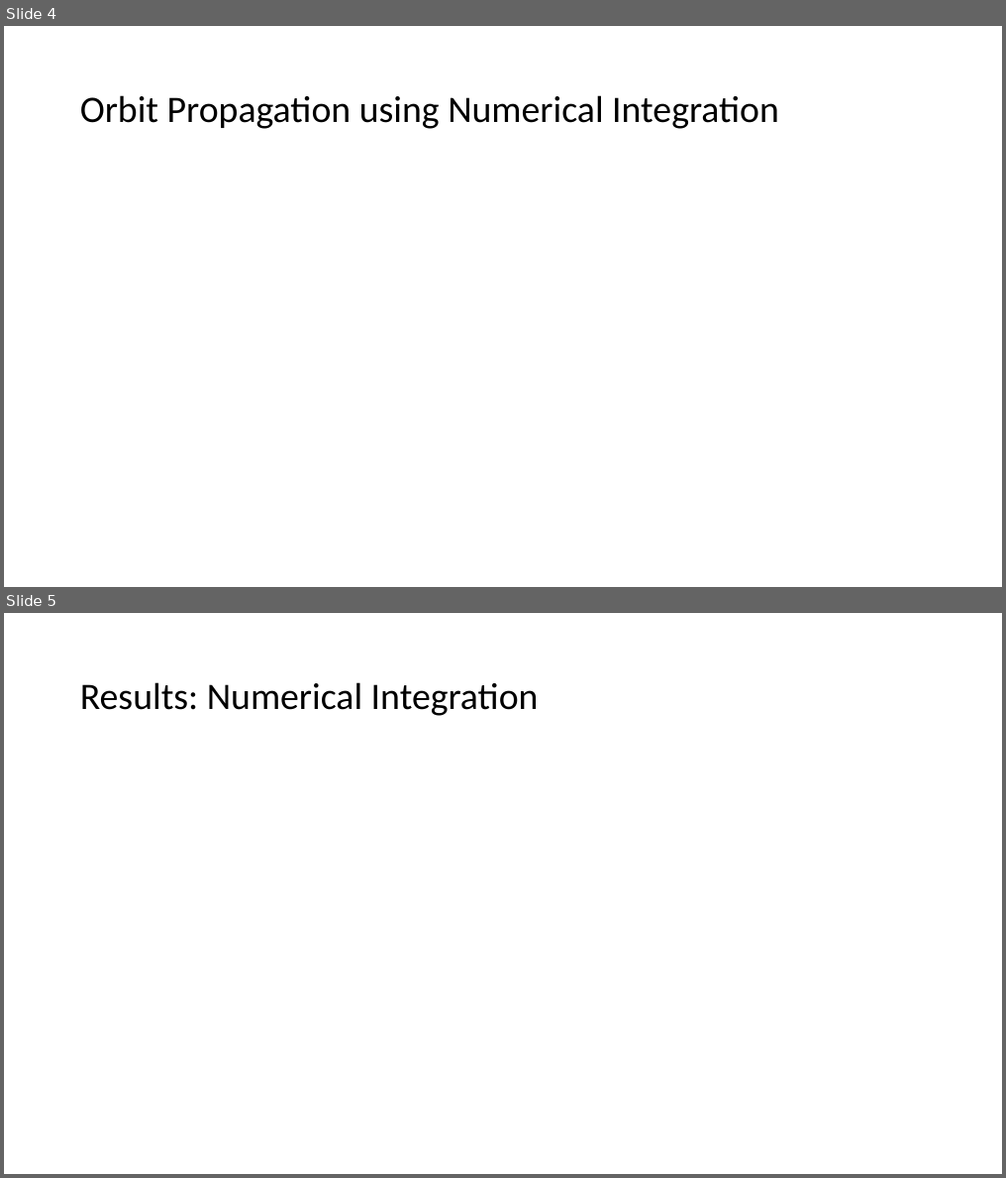
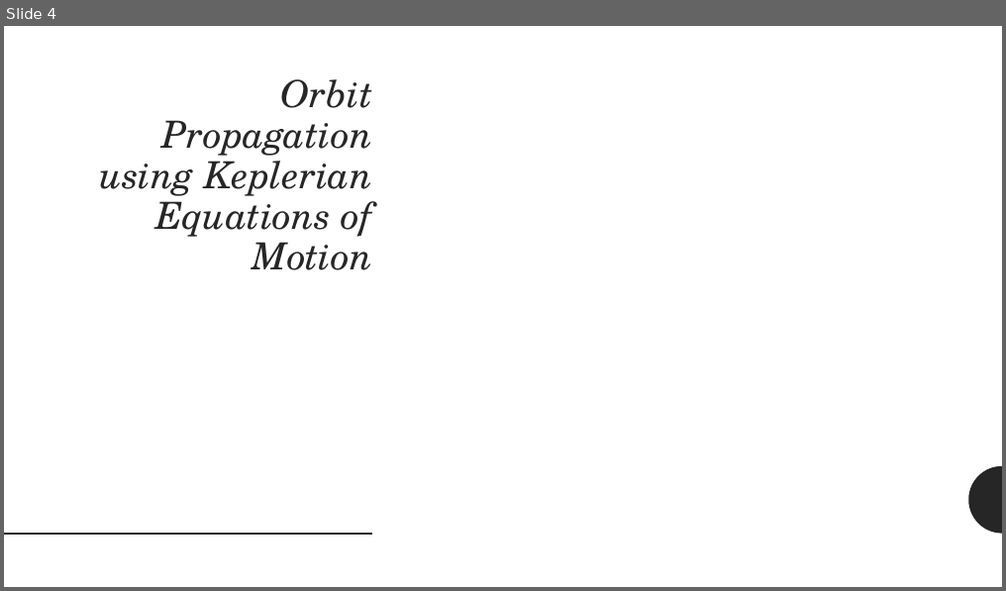
Before and after one commit to gankoji/ame557-proj2, a slide deck: Presentation_Slides/AME 557 Project 2 Outline.pptx. Shown one above the other, each under a label of ours: slides 4 and 5 before the commit, slide 4 after it. The pictures are 1006x1178 and 1006x591 pixels, drawn with LibreOffice and Linux fonts; fonts in the diff are those of the drawing; grey boxes stand for pictures. Boxes give left, top, right and bottom in pixels: in the first picture for what was removed or moved away, otherwise in the second. Text is boxed around its words. In the diff, an @@ line names an element or a change of style, - is before the commit and + after.

```diff
--- a/Presentation_Slides/AME 557 Project 2 Outline.pptx
+++ b/Presentation_Slides/AME 557 Project 2 Outline.pptx
@@ slide 5 removed at box(4, 613, 1002, 1174), background #FFFFFF @@
@@ title removed at box(80, 682, 539, 716) @@
-Results: Numerical Integration
@@ slide 4 changed as well @@
@@ title "Orbit Propagation using Keplerian Equations ..." at box(99, 79, 373, 271): vertical alignment middle to top @@
@@ title at box(99, 79, 373, 271): text changed; font Calibri to TeX Gyre Schola; text colour #000000 to #262626; italic on @@
-Orbit Propagation using Numerical Integration
+Orbit Propagation using Keplerian Equations of Motion
@@ freeform shape added at box(969, 467, 1002, 534), fill #262626 @@
@@ line added from (4, 534) to (372, 534), #262626 2 pt @@
```
Also in this commit, not shown: 6 other slides changed, 3 slides added.
